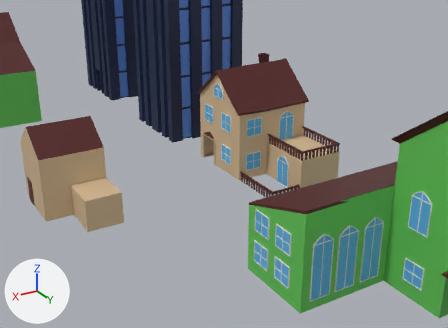
What one commit did to the Blender file Assets/Graphics/untitled.blend.
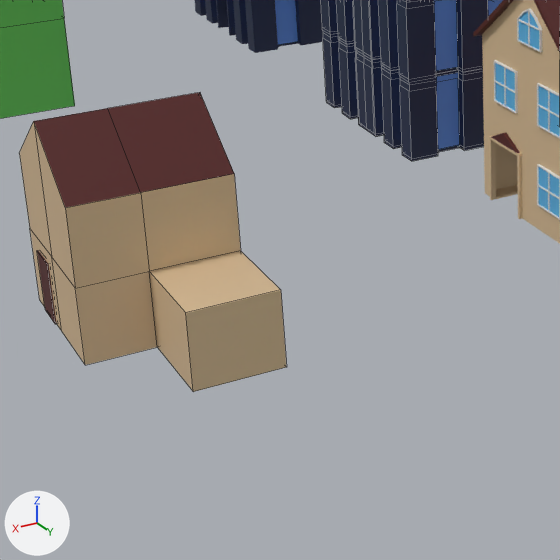
Each version is shown from a 50 mm camera at (11.93, 17.95, 8.99) aimed at (3.3, 3.58, 1.8), then close up on the part from 3% to 51% of the width and 24% to 91% of the height. Lighting does not change. The marker at lower left points along +X, +Y and +Z. The close-ups show mesh edges as thin lines.
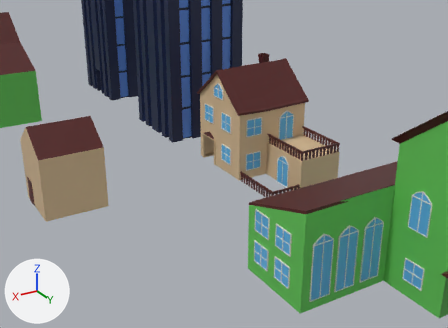
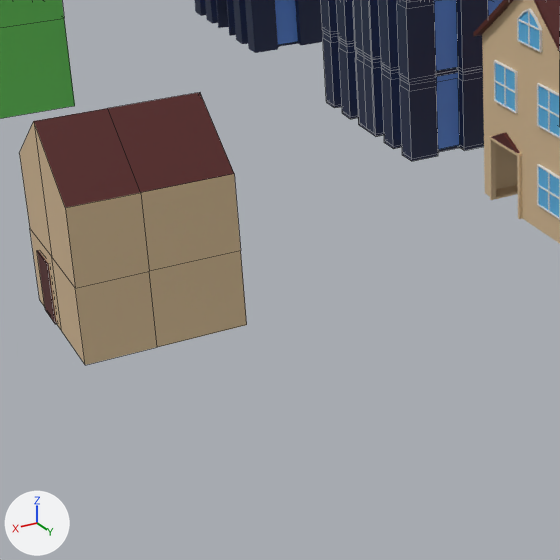
Changed parts and their boxes (x1, y1, x2, y2) in the close-ups (560 x 560 px):
```json
{"object": "Cube", "change": "reshaped", "before": [20, 92, 286, 392], "after": [20, 92, 247, 365], "on screen": "15% narrower, 9% shorter"}
{"part": 1, "of": "me_cube", "change": "cut back", "before": [149, 251, 286, 392], "after": [149, 251, 247, 347]}
```

The change, as JSON lines over the scene's bpy script:
```json
{"block": "me_cube", "where": "me_cube.from_pydata(...)  # 38 vertices, 34 faces; spans x -1.0..1.02, y -1.0..2.26, z -1.0..1.72"}
{"block": "me_cube", "where": "# used by ob_cube; location = (7.02, 0.0, 1.0)"}
{"block": "me_cube", "where": "# verts and faces of me_cube; kept vertices keep their numbers, new ones are numbered from 38"}
{"block": "me_cube", "where": "# before: 2 (-1.0, 1.0, -1.0), 8 (0.13, 1.0, -1.0) at pixel (157, 347), 13 (-1.0, 1.0, 0.0) at pixel (240, 250), 17 (0.13, 1.0, 0.0) at pixel (149, 271), 18 (-1.0, 2.26, 0.0) at pixel (280, 289)"}
{"block": "me_cube", "where": "# before: 19 (-1.0, 2.26, -1.0) at pixel (286, 367), 20 (0.13, 2.26, -1.0) at pixel (193, 391), 21 (0.13, 2.26, 0.0) at pixel (185, 312)"}
{"block": "me_cube", "change": "me_cube part 1"}
{"op": "add", "block": "me_cube", "code": "delete_vertices([*range(18, 22)])  # with the faces that use them"}
{"op": "add", "block": "me_cube", "code": "faces += [(2, 13, 17, 8)]  # mat_material_003 (beige #dabd97)"}
```
